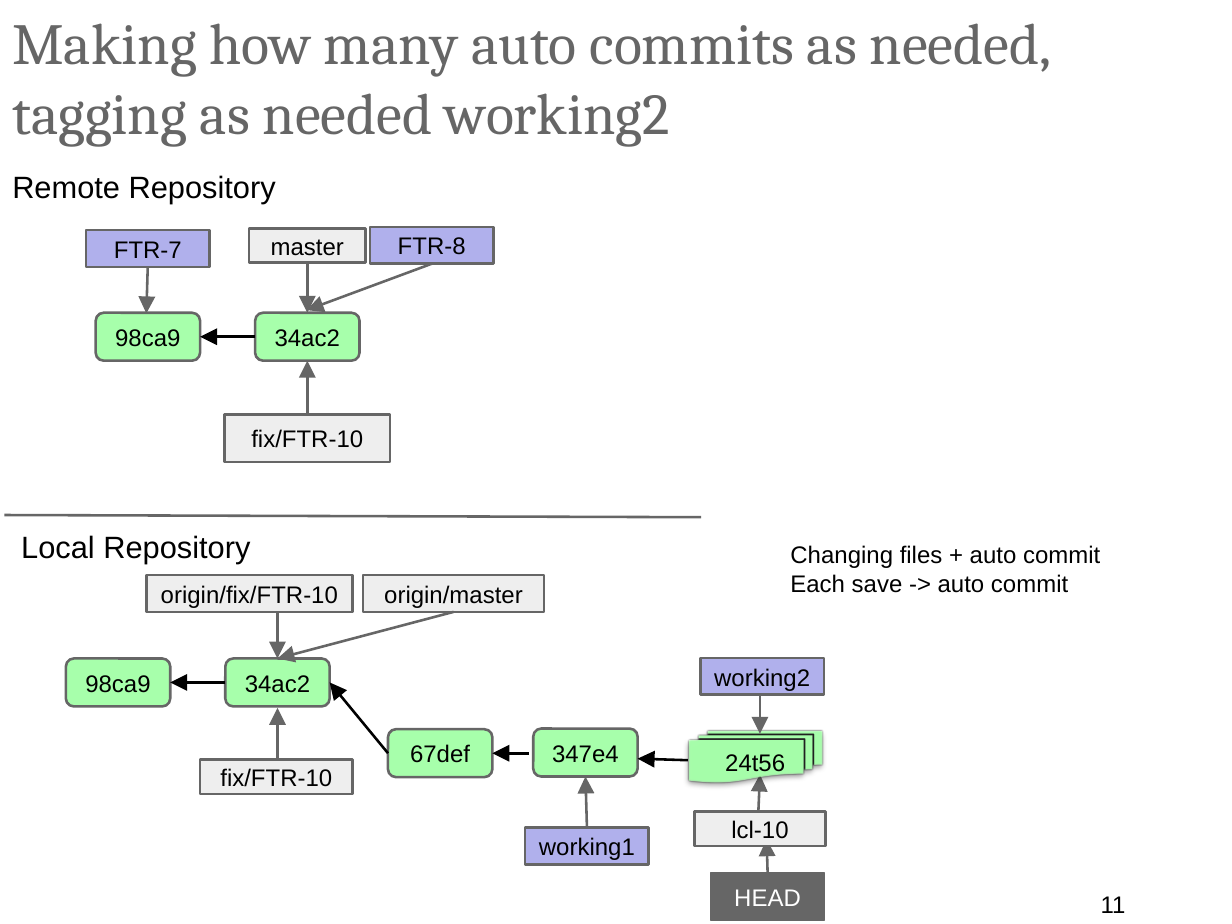
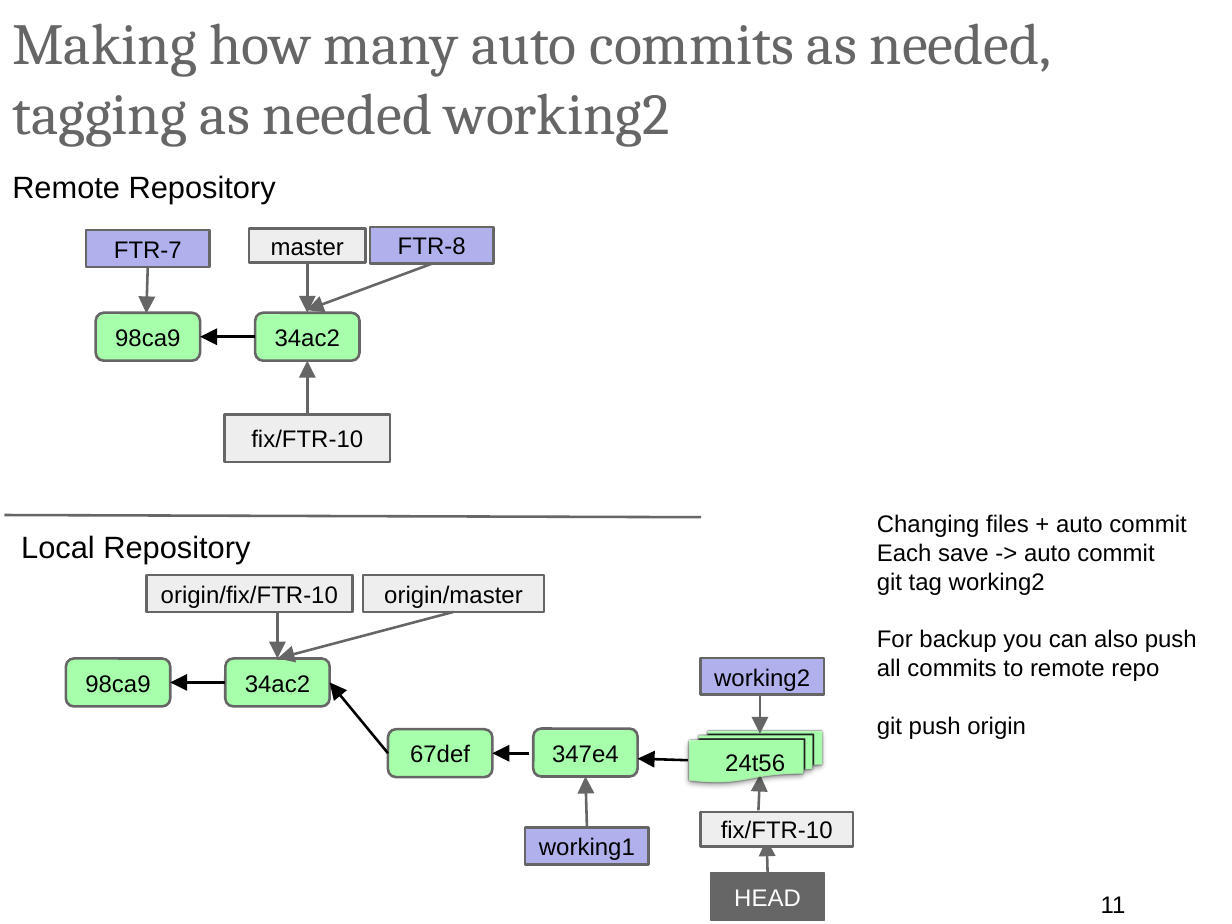
Before and after one commit to ilyaro/mysite, a slide deck: slide 11 of WorkStuff/Courses/Git/Git_Gitlab_Best_Practices/Git_Gitlab_BestPractices.pptx. Drawn at 1232x924 pixels with LibreOffice and Linux fonts; fonts in the diff are those of the drawing. Boxes give left, top, right and bottom in pixels: in the first picture for what was removed or moved away, otherwise in the second. Text is boxed around its words. In the diff, an @@ line names an element or a change of style, - is before the commit and + after.

```diff
--- a/WorkStuff/Courses/Git/Git_Gitlab_Best_Practices/Git_Gitlab_BestPractices.pptx
+++ b/WorkStuff/Courses/Git/Git_Gitlab_Best_Practices/Git_Gitlab_BestPractices.pptx
@@ text at (877, 514, 1197, 739): text changed @@
-Changing files + auto commit
-Each save -> auto commit
+Changing files + auto commit
+Each save -> auto commit
+git tag working2
+For backup you can also push
+all commits to remote repo
+git push origin
@@ arrow removed from (277, 760) to (277, 708) @@
@@ rectangle removed at (695, 812, 827, 846) @@
-lcl-10
@@ rectangle "fix/FTR-10": place and size @@
-rectangle "fix/FTR-10" at (200, 760, 352, 795)
+rectangle "fix/FTR-10" at (701, 812, 854, 846)
```
Also in this commit, not shown: 14 other slides changed, 6 slides added, 1 slide removed.
